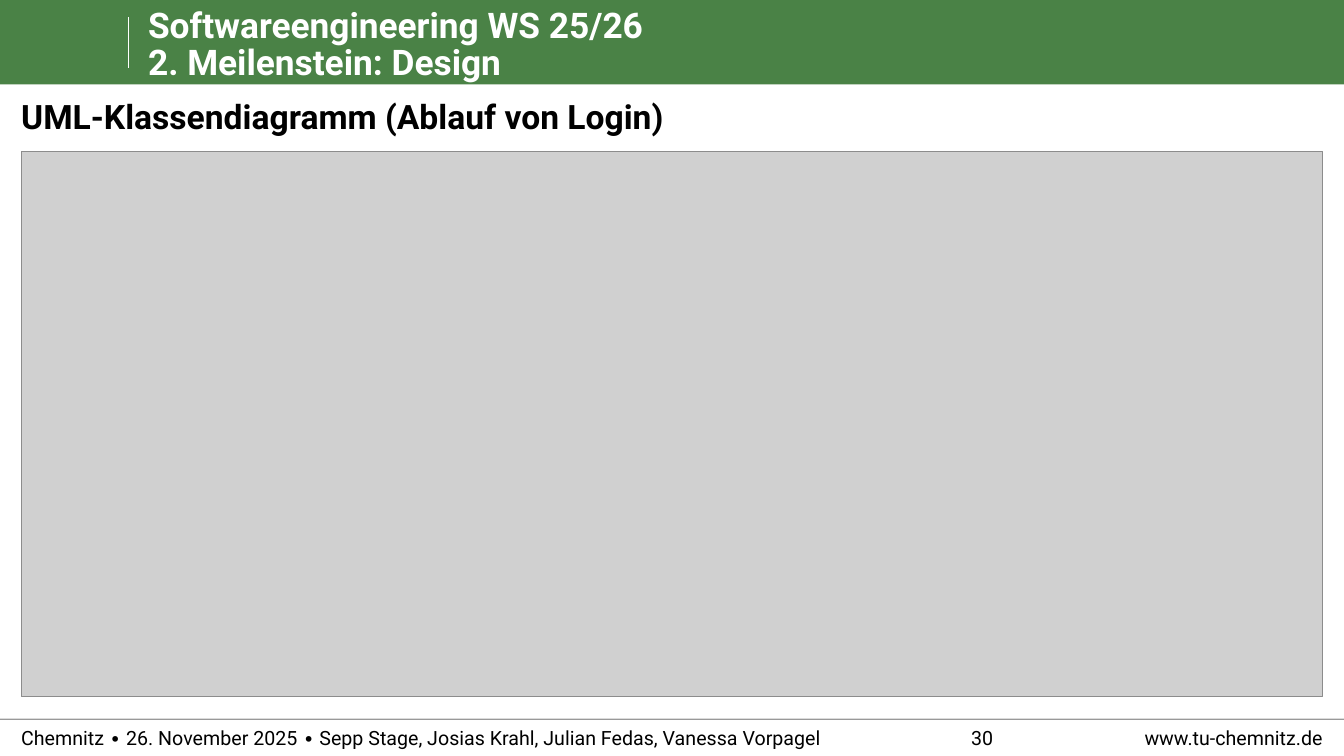
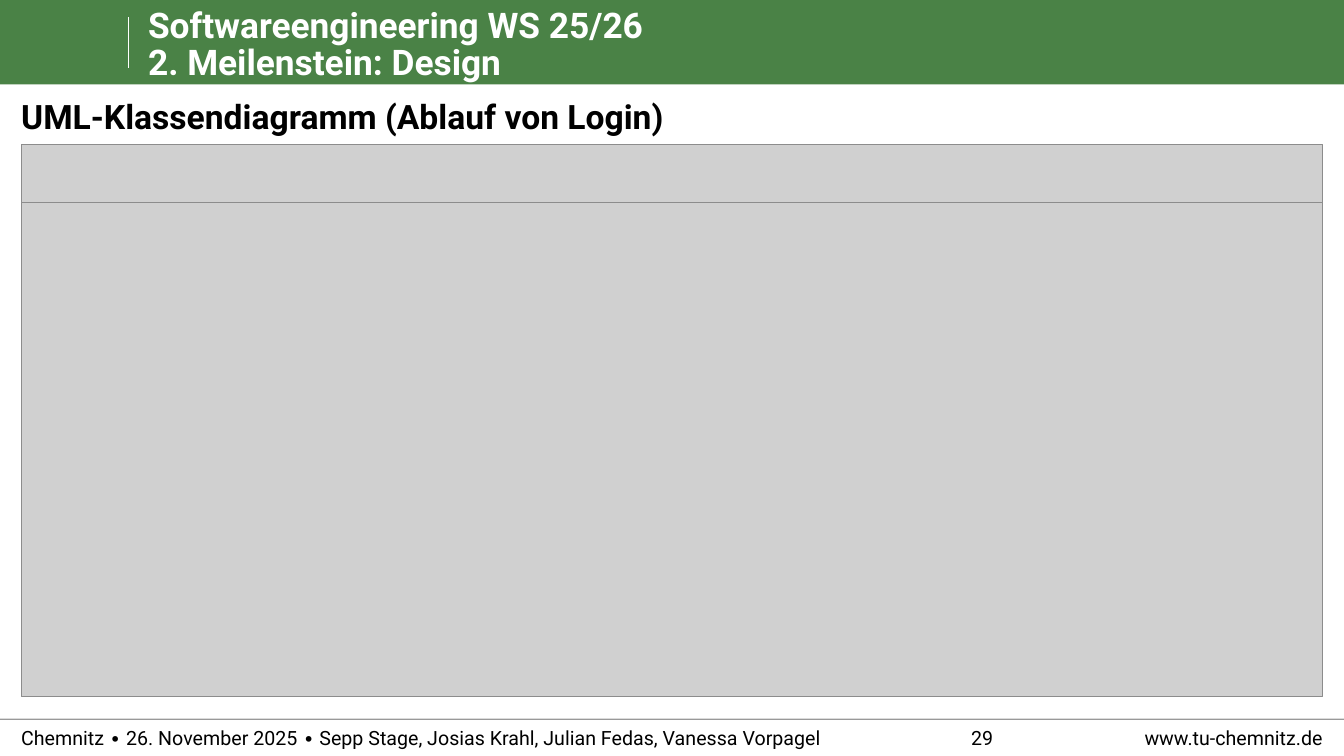
Before and after one commit to RealBiggerBo/Softwaretechnik, a slide deck: slide 29 of Abgabe_Meilenstein2/Meilenstein 2 - Design.pptx (slide 30 before the commit). Drawn at 1344x756 pixels with LibreOffice and Linux fonts; fonts in the diff are those of the drawing; grey boxes stand for pictures; background and template pictures are left out. Boxes give left, top, right and bottom in pixels: in the first picture for what was removed or moved away, otherwise in the second. Text is boxed around its words. In the diff, an @@ line names an element or a change of style, - is before the commit and + after.

```diff
--- a/Abgabe_Meilenstein2/Meilenstein 2 - Design.pptx
+++ b/Abgabe_Meilenstein2/Meilenstein 2 - Design.pptx
@@ picture added at (21,144,1323,202) @@
@@ picture: place and size @@
-picture at (21,151,1323,697)
+picture at (21,203,1323,697)
@@ page number at (971,731,993,745): text changed @@
-30
+29
```
Also in this commit, not shown: 3 other slides changed, 2 slides removed, 1 other file.
